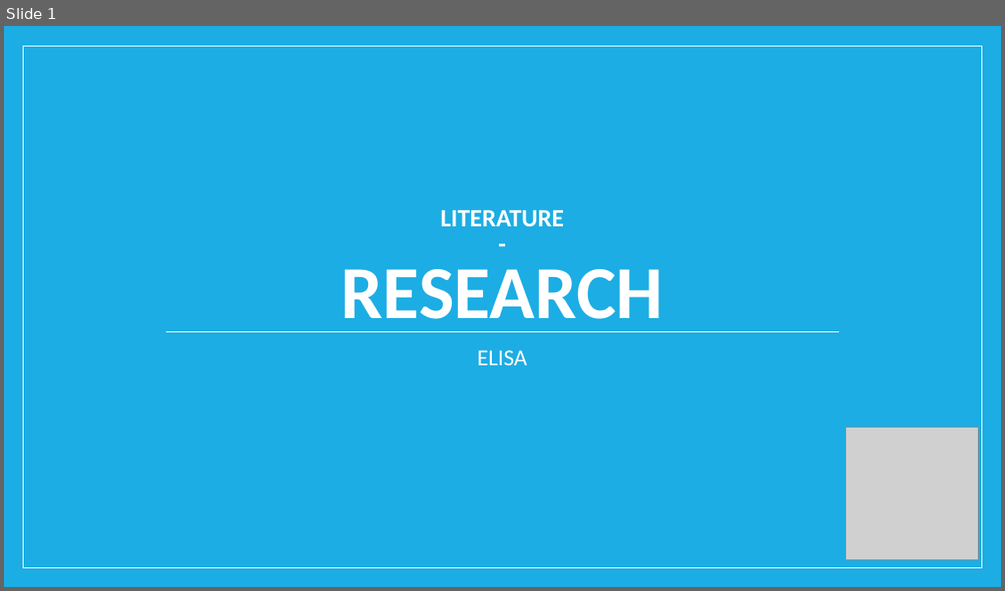
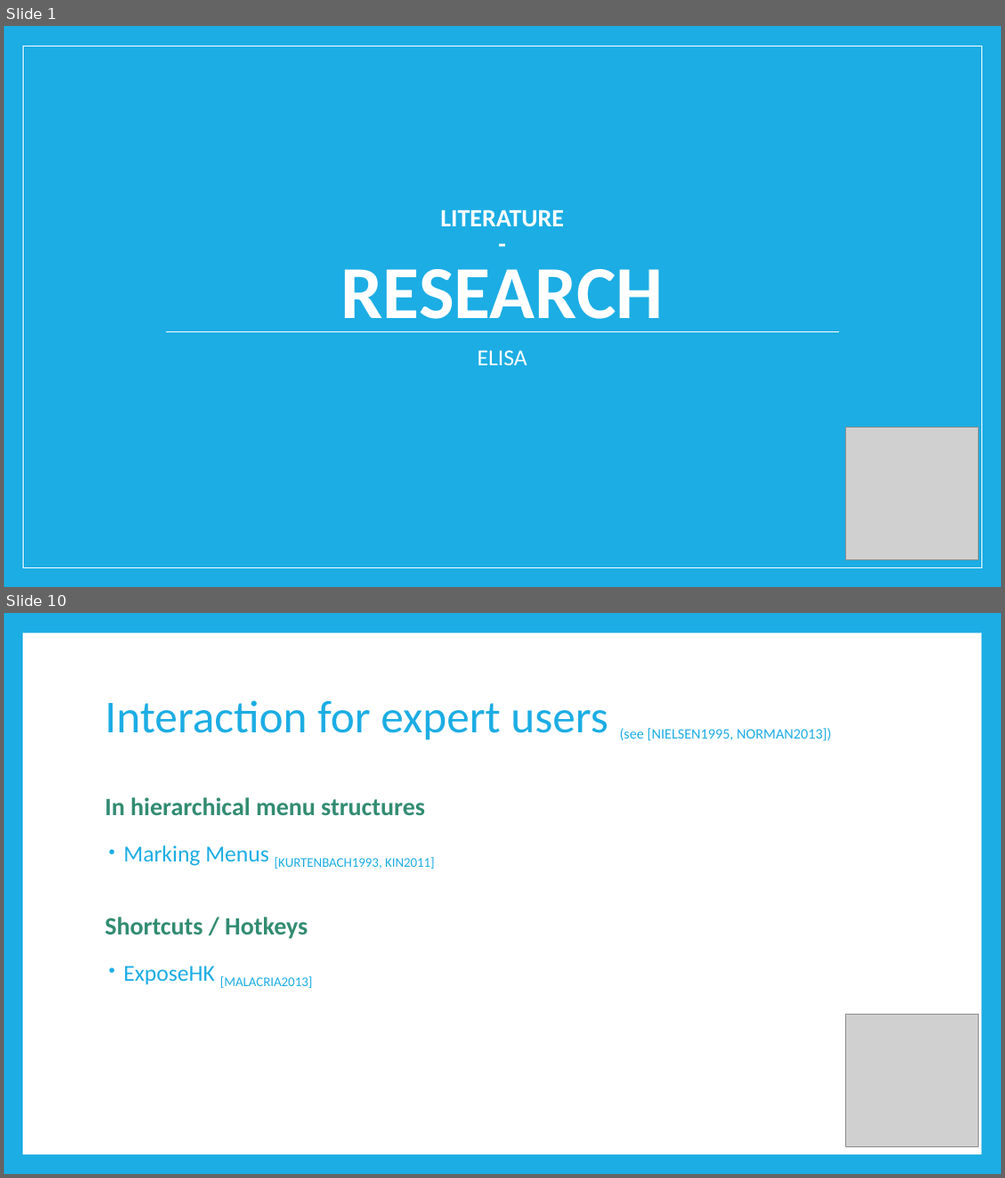
Before and after one commit to riedmaph/einkaufsliste, a slide deck: usabilityEngineering/A1/literatureResearch.pptx. Shown one above the other, each under a label of ours: slide 1 before the commit, slides 1 and 10 after it; the slides between them are not shown. The pictures are 1005x591 and 1005x1178 pixels, drawn with LibreOffice and Linux fonts; fonts in the diff are those of the drawing; grey boxes stand for pictures. Boxes give left, top, right and bottom in pixels: in the first picture for what was removed or moved away, otherwise in the second. Text is boxed around its words. In the diff, an @@ line names an element or a change of style, - is before the commit and + after.

```diff
--- a/usabilityEngineering/A1/literatureResearch.pptx
+++ b/usabilityEngineering/A1/literatureResearch.pptx
@@ slide 10 added at (4,613,1001,1174), background #1CADE4 @@
@@ rectangle added at (23,633,981,1154), fill #FFFFFF @@
@@ title added at (105,700,831,741), 24 pt, text #1CADE4 @@
+Interaction for expert users (see [NIELSEN1995, NORMAN2013])
@@ text added at (105,797,425,815), 24 pt, text #328B71, bold @@
+In hierarchical menu structures
@@ text added at (123,845,435,868), 22 pt, text #1CADE4 @@
+• Marking Menus [KURTENBACH1993, KIN2011]
@@ text added at (105,916,307,939), 24 pt, text #328B71, bold @@
+Shortcuts / Hotkeys
@@ text added at (123,965,313,988), 22 pt, text #1CADE4 @@
+• ExposeHK [MALACRIA2013]
@@ picture added at (846,1013,979,1146) @@
```
Also in this commit, not shown: 10 other slides added, 2 slides removed.
